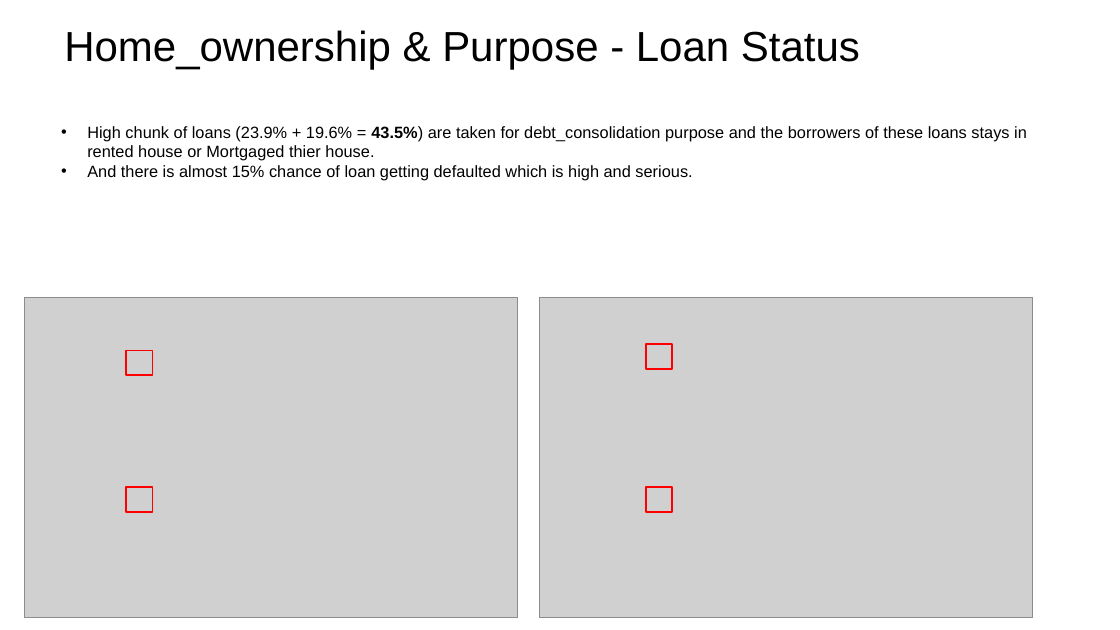
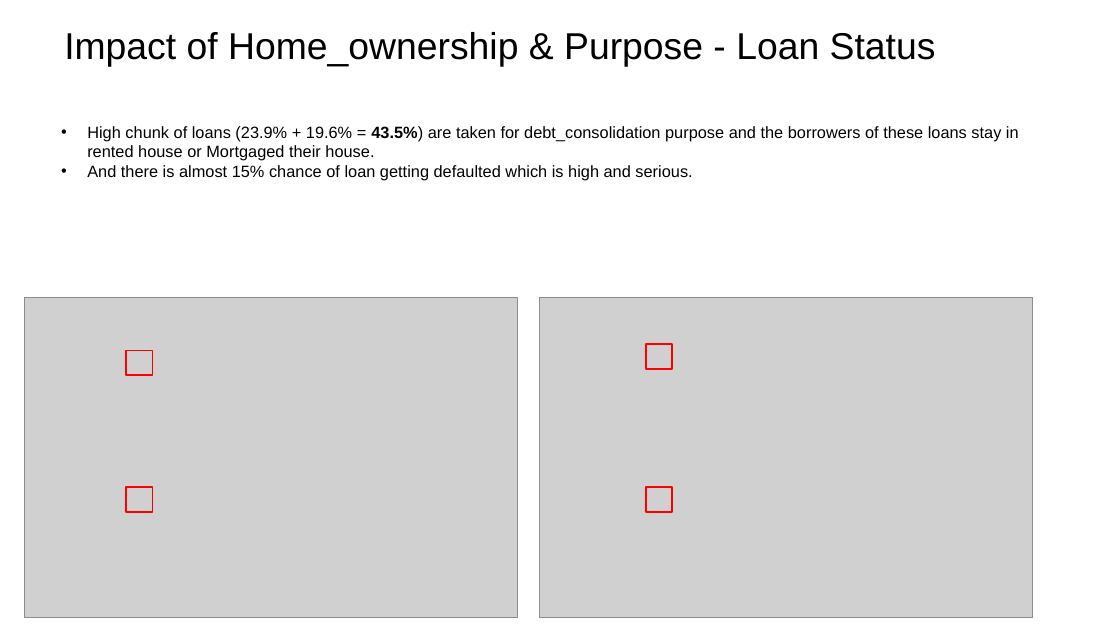
Before and after one commit to irish-luong/LandingClubCaseStudy, a slide deck: slide 18 of lending_club_case_study.pptx (slide 19 before the commit). Drawn at 1120x630 pixels with LibreOffice and Linux fonts; fonts in the diff are those of the drawing; grey boxes stand for pictures; background and template pictures are left out. Boxes give left, top, right and bottom in pixels: in the first picture for what was removed or moved away, otherwise in the second. Text is boxed around its words. In the diff, an @@ line names an element or a change of style, - is before the commit and + after.

```diff
--- a/lending_club_case_study.pptx
+++ b/lending_club_case_study.pptx
@@ title at (x1=64, y1=32, x2=936, y2=66): text changed; size 36 to 32 pt @@
-Home_ownership & Purpose - Loan Status
+Impact of Home_ownership & Purpose - Loan Status
@@ text at (x1=87, y1=126, x2=1019, y2=161): text changed @@
-• High chunk of loans (23.9% + 19.6% = 43.5%) are taken for debt_consolidation purpose and the borrowers of these loans stays in rented house or Mortgaged thier house.
+• High chunk of loans (23.9% + 19.6% = 43.5%) are taken for debt_consolidation purpose and the borrowers of these loans stay in rented house or Mortgaged their house.
```
Also in this commit, not shown: 5 other slides changed, 1 slide removed, 2 other files.
